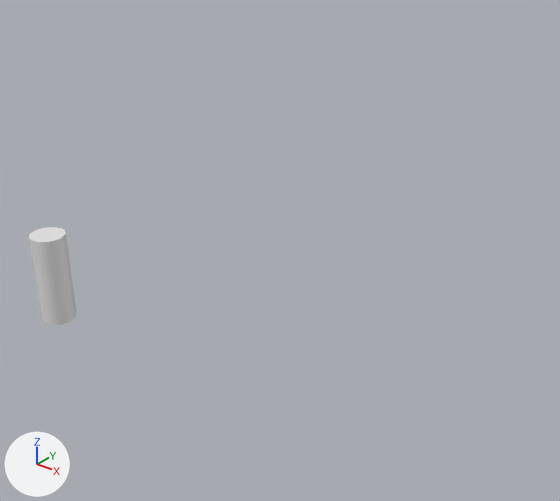
The Blender file sample-scene.blend as it was, and as the next commit left it.
Before and after are seen from a camera (50 mm lens) standing at (55.4, -31.2, 35.6) and looking at (16.1, 18.0, 5.1). Lighting does not change. The marker at lower left points along +X, +Y and +Z.
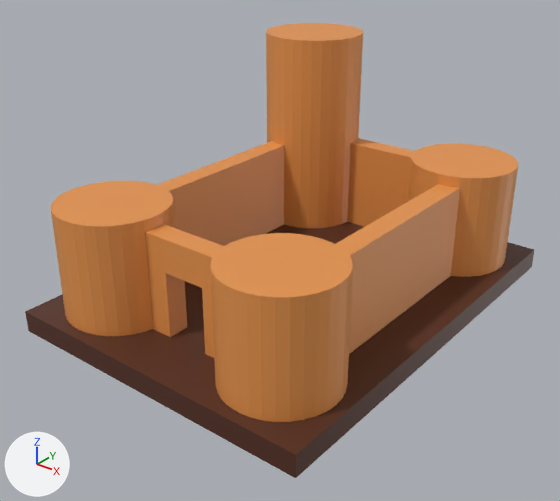
What differs and where, as boxes (x1, y1, x2, y2) in the pictures (560 x 501 px):
'dirt', added (brown)
    after: (25, 221, 534, 478)
'Cylinder.001', added (orange)
    after: (210, 233, 353, 422)
'Cylinder', recoloured, mesh rescaled, moved (160% wider, 58% taller)
    before: (29, 227, 76, 325)
    after: (51, 181, 175, 336)
'Cube.004', added
    after: (336, 184, 460, 354)
'Cylinder.004', added (orange)
    after: (266, 23, 363, 140)
'Cylinder.003', added (orange)
    after: (408, 143, 518, 277)
'Cube.003', added
    after: (158, 141, 284, 246)
'Cylinder.002', added
    after: (267, 128, 359, 228)
'Cube.005', added
    after: (347, 138, 415, 227)
'Cube', added
    after: (145, 224, 187, 337)
'Cube.002', added (orange)
    after: (163, 231, 218, 288)
'Cube.001', added (orange)
    after: (200, 244, 224, 358)

The change, as a list of edits to the scene's bpy script:
```text
Change mat_dirt:
    mat_dirt.base_color: (0.8, 0.8, 0.8) -> (0.0908, 0.0284, 0.0141)  # white #e7e7e7 -> brown #552f20
Add mat_sandstone:
    mat_sandstone = principled_material('sandstone')
    mat_sandstone.base_color = (0.8, 0.301, 0.0743)  # orange #e7954d
Change me_cylinder:
    where me_cylinder.from_pydata(...)  # 64 vertices, 34 faces; spans x 1.5..4.5, y 1.5..4.5, z 0.3..8.3
    used by ob_cylinder; location = (0.0, 0.0, 0.0)
    remove me_cylinder.materials.append(mat_dirt)  # white #e7e7e7
    me_cylinder part 1: the whole mesh is scaled about its middle by (3.33, 3.33, 1.25), then moved by (-3.0, -3.0, 0.7)
    add me_cylinder.materials.append(mat_sandstone)  # orange #e7954d
Add me_cylinder_008:
    me_cylinder_008.from_pydata(...)  # a 32-sided cylinder along z spanning x -5.0..5.0, y -5.0..5.0, z 0.0..10.0
    me_cylinder_008.materials.append(mat_sandstone)  # orange #e7954d
Add me_cube_014:
    me_cube_014.from_pydata(...)  # a box spanning x -1.0..9.0, y -1.0..1.0, z -1.0..8.0
    me_cube_014.materials.append(mat_sandstone)  # orange #e7954d
Add me_cube_013:
    me_cube_013.from_pydata(...)  # a box spanning x -1.0..18.0, y -1.0..1.0, z -1.0..8.0
    me_cube_013.materials.append(mat_sandstone)  # orange #e7954d
Add me_cube_011:
    me_cube_011.from_pydata(...)  # a box spanning x -1.0..3.0, y -1.0..1.0, z 5.0..8.0
    me_cube_011.materials.append(mat_sandstone)  # orange #e7954d
Add me_cube_010:
    me_cube_010.from_pydata(...)  # a box spanning x -1.0..2.0, y -1.0..1.0, z -1.0..8.0
    me_cube_010.materials.append(mat_sandstone)  # orange #e7954d
Add me_cube_008:
    me_cube_008.from_pydata(...)  # a box spanning x 0.0..30.0, y 0.0..40.0, z 0.0..2.0
    me_cube_008.materials.append(mat_dirt)  # brown #552f20
Change ob_cylinder:
    ob_cylinder.location: (0.0, 0.0, 0.0) -> (7.0, 7.0, 1.0)
Add ob_cylinder_004:
    ob_cylinder_004 = bpy.data.objects.new('Cylinder.004', me_cylinder_008)
    ob_cylinder_004.location = (7.0, 35.0, 11.0)
Add ob_cube_005:
    ob_cube_005 = bpy.data.objects.new('Cube.005', me_cube_014)
    ob_cube_005.location = (20.0, 36.0, 2.0)
    ob_cube_005.rotation_euler = (0.0, 0.0, 3.142)  # degrees (0, 0, 180)
Add ob_cube_004:
    ob_cube_004 = bpy.data.objects.new('Cube.004', me_cube_013)
    ob_cube_004.location = (26.0, 13.0, 2.0)
    ob_cube_004.rotation_euler = (0.0, 0.0, 1.571)  # degrees (0, 0, 90)
Add ob_cube_003:
    ob_cube_003 = bpy.data.objects.new('Cube.003', me_cube_013.copy())
    ob_cube_003.location = (6.0, 13.0, 2.0)
    ob_cube_003.rotation_euler = (0.0, 0.0, 1.571)  # degrees (0, 0, 90)
Add ob_cylinder_003:
    ob_cylinder_003 = bpy.data.objects.new('Cylinder.003', me_cylinder_008.copy())
    ob_cylinder_003.location = (25.0, 35.0, 1.0)
Add ob_cylinder_002:
    ob_cylinder_002 = bpy.data.objects.new('Cylinder.002', me_cylinder_008.copy())
    ob_cylinder_002.location = (7.0, 35.0, 1.0)
Add ob_cube_002:
    ob_cube_002 = bpy.data.objects.new('Cube.002', me_cube_011)
    ob_cube_002.location = (15.0, 7.0, 2.0)
Add ob_cube_001:
    ob_cube_001 = bpy.data.objects.new('Cube.001', me_cube_010)
    ob_cube_001.location = (19.0, 7.0, 2.0)
Add ob_cube:
    ob_cube = bpy.data.objects.new('Cube', me_cube_010.copy())
    ob_cube.location = (12.0, 7.0, 2.0)
Add ob_cylinder_001:
    ob_cylinder_001 = bpy.data.objects.new('Cylinder.001', me_cylinder_008.copy())
    ob_cylinder_001.location = (25.0, 7.0, 1.0)
Add ob_dirt:
    ob_dirt = bpy.data.objects.new('dirt', me_cube_008)
    ob_dirt.location = (1.0, 1.0, -1.0)
```
